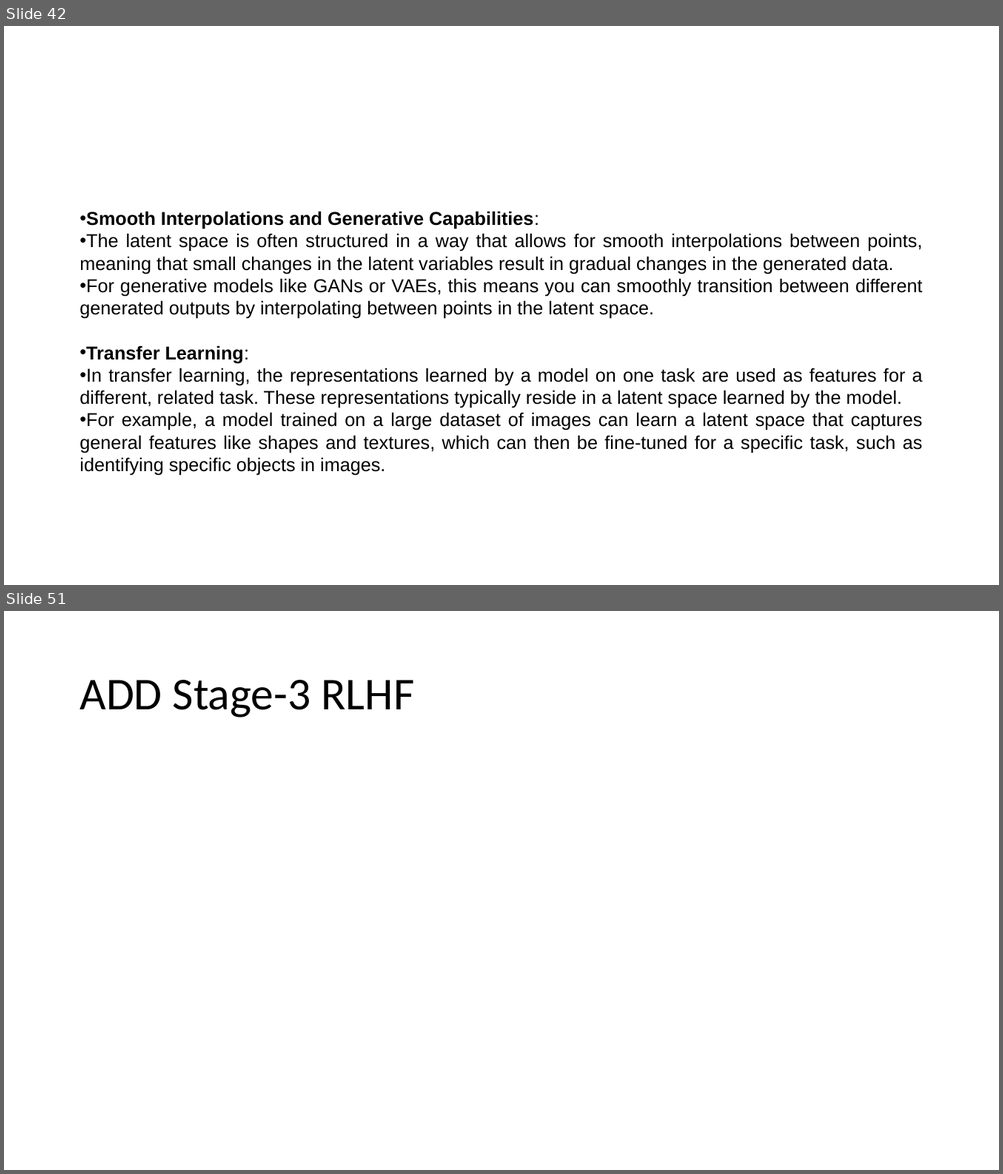
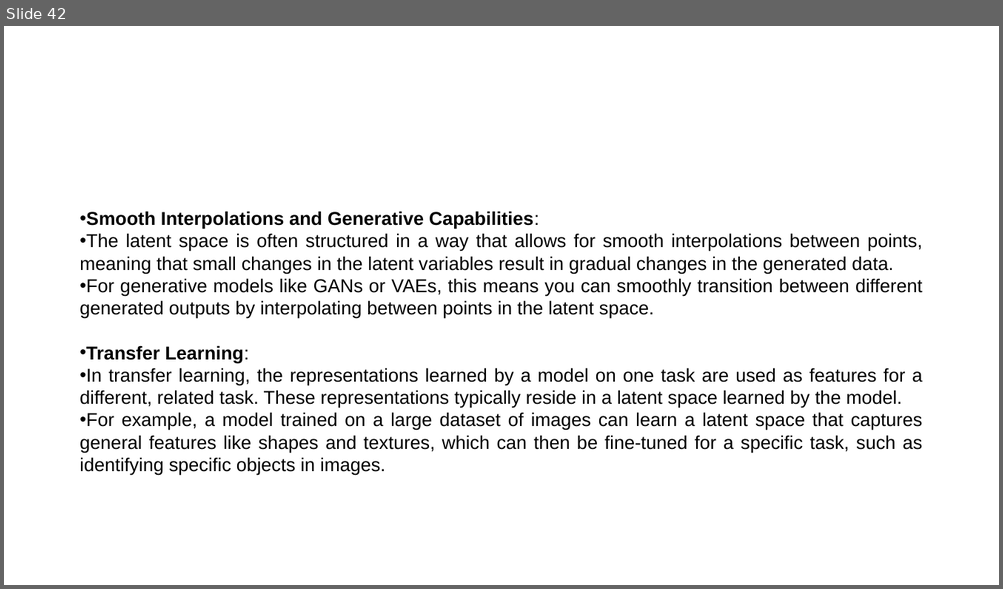
Before and after one commit to basudev2016/genaiprereq, a slide deck: Day2/Day-2.pptx. Shown one above the other, each under a label of ours: slides 42 and 51 before the commit, slide 42 after it; the slides between them are not shown. The pictures are 1003x1174 and 1003x589 pixels, drawn with LibreOffice and Linux fonts; fonts in the diff are those of the drawing. Boxes give left, top, right and bottom in pixels: in the first picture for what was removed or moved away, otherwise in the second. Text is boxed around its words. In the diff, an @@ line names an element or a change of style, - is before the commit and + after.

```diff
--- a/Day2/Day-2.pptx
+++ b/Day2/Day-2.pptx
@@ slide 51 removed at <box>4,611,999,1170</box>, background #FFFFFF @@
@@ title removed at <box>79,680,414,718</box> @@
-ADD Stage-3 RLHF
```
Also in this commit, not shown: 14 other slides removed, 13 other files.
